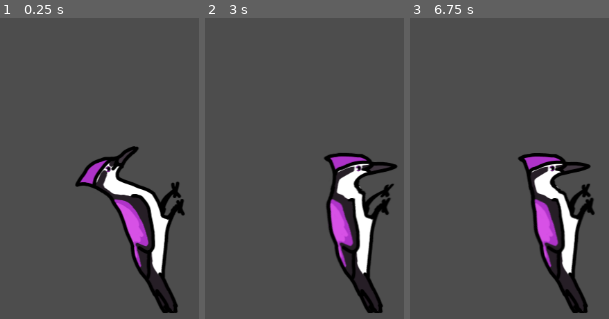
Above: before the commit, frames 1-3 (left to right).
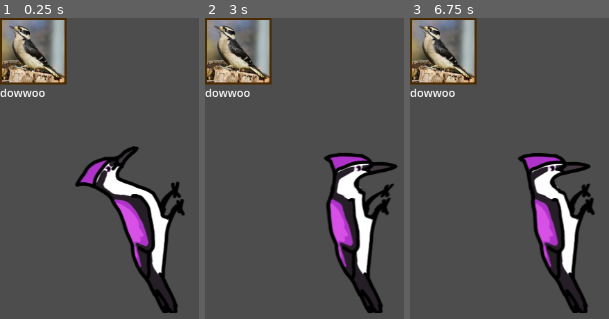
Above: after the commit, the same moments.

Repository: Nicholasp3435/woodpecker-tapper
Game: Godot game, scene res://scenes/game.tscn
Same seed, same stepped clock (60 frames per second), same inputs: the game is played once before the commit and once after it.
Inputs (mouse positions are in pixels of both pictures, inside the frame that each line leads up to):
- Up to frame 1 (0.25 s): no input
- Up to frame 2 (3 s): click (238, 51) at 0.5 s, where only the run after the commit has a clickable "dowwoo"; click (238, 51) at 1.25 s, where only the run after the commit has a clickable "dowwoo"; click (238, 51) at 2 s, where only the run after the commit has a clickable "dowwoo"; tap Enter at 2.75 s; move the mouse to (338, 231) at 2.77 s; press the mouse at (338, 231) at 2.78 s
- Up to frame 3 (6.75 s): tap Space at 3.5, 5, 6.5 s; move the mouse to (outside the picture) at 3.52 s; release the mouse at (outside the picture) at 3.53 s; click (outside the picture) at 3.6 s; tap Enter at 4.25, 5.75 s; move the mouse to (outside the picture) at 4.27 s; press the mouse at (outside the picture) at 4.28 s; move the mouse to (outside the picture) at 5.02 s; release the mouse at (outside the picture) at 5.03 s; click (outside the picture) at 5.1 s; move the mouse to (outside the picture) at 5.77 s; press the mouse at (outside the picture) at 5.78 s; move the mouse to (569, 174) at 6.52 s; release the mouse at (569, 174) at 6.53 s; click (569, 174) at 6.6 s

The runs differ from the first frame. In frame 1, 7.2% of the frame differs, in the area x 0-34%, y 0-27%; in frame 2, 7.2%; in frame 3, 7.2%.

Commit message:
feature: add Woodpecker scene

Diff:
--- a/scenes/game.tscn
+++ b/scenes/game.tscn
@@ -1,8 +1,12 @@
 [gd_scene format=3 uid="uid://dcam6qcsri8r8"]
 
 [ext_resource type="PackedScene" uid="uid://bbhhp7hqcqtg6" path="res://scenes/pyre.tscn" id="1_uwrxv"]
+[ext_resource type="PackedScene" uid="uid://kju2k3tkotrn" path="res://scenes/woodpecker.tscn" id="2_yqjtg"]
 
 [node name="Game" type="Node2D" unique_id=1866045924]
 
 [node name="Pyre" parent="." unique_id=386602154 instance=ExtResource("1_uwrxv")]
 position = Vector2(200, 305)
+
+[node name="Woodpecker" parent="." unique_id=1366567008 instance=ExtResource("2_yqjtg")]
+taxon_code = "dowwoo"
--- /dev/null
+++ b/scenes/woodpecker.tscn
@@ -0,0 +1,16 @@
+[gd_scene format=3 uid="uid://kju2k3tkotrn"]
+
+[ext_resource type="Script" uid="uid://dvllxj2w84v53" path="res://scripts/woodpecker.gd" id="1_l628s"]
+
+[node name="Woodpecker" type="TextureButton" unique_id=1366567008]
+offset_right = 40.0
+offset_bottom = 40.0
+script = ExtResource("1_l628s")
+
+[node name="Label" type="Label" parent="." unique_id=450405554]
+layout_mode = 0
+offset_top = 96.0
+offset_right = 96.0
+offset_bottom = 119.0
+
+[connection signal="button_up" from="." to="." method="_on_button_up"]
--- /dev/null
+++ b/scripts/woodpecker.gd
@@ -0,0 +1,15 @@
+extends TextureButton
+
+
+@export var taxon_code: String;
+
+@onready var label: Label = $Label
+
+func _ready() -> void:
+	var image_path: String = "res://assets/sprites/woodpeckers/" + taxon_code + ".png";
+	texture_normal = load(image_path);
+
+	label.text = taxon_code
+
+func _on_button_up() -> void:
+	print(taxon_code);
Binary file added: assets/sprites/woodpeckers/dowwoo.png
Not shown, added: assets/sprites/woodpeckers/dowwoo.png.import
Not shown, added: scripts/woodpecker.gd.uid
